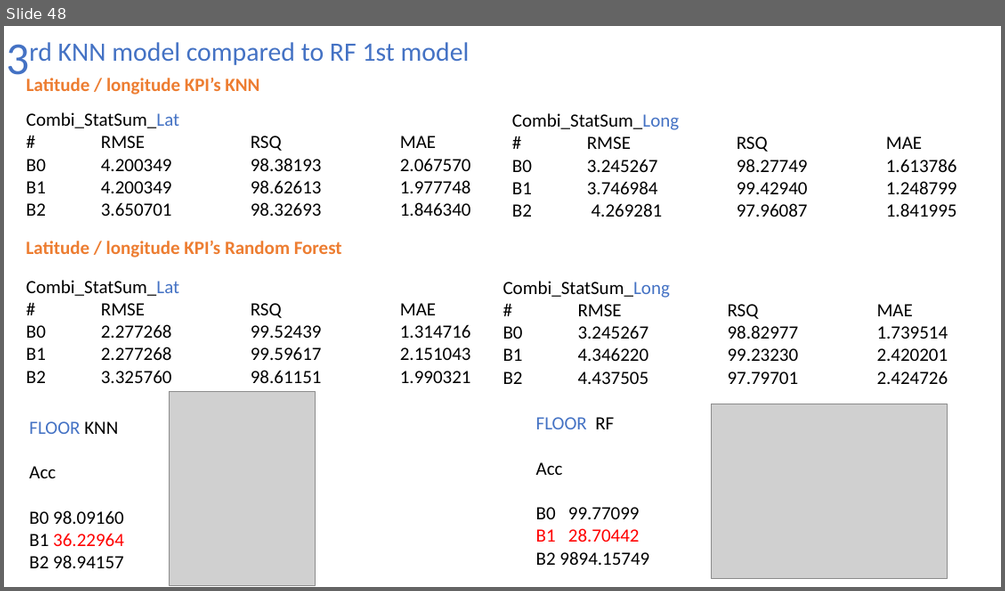
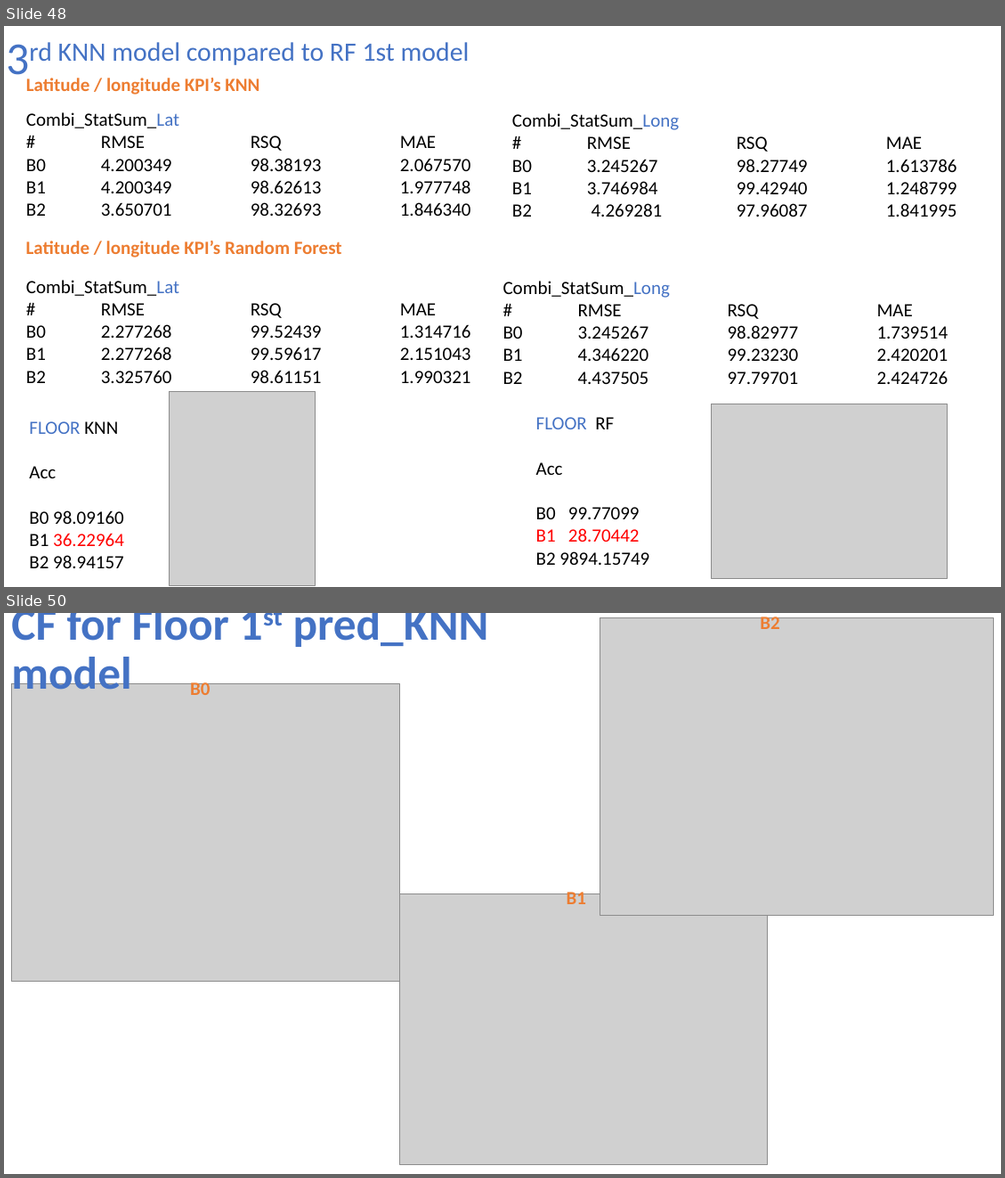
Before and after one commit to NatasjaFortuin/Wifi-locationing, a slide deck: Data etc/Log.pptx. Shown one above the other, each under a label of ours: slide 48 before the commit, slides 48 and 50 after it; the slides between them are not shown. The pictures are 1005x591 and 1005x1178 pixels, drawn with LibreOffice and Linux fonts; fonts in the diff are those of the drawing; grey boxes stand for pictures. Boxes give left, top, right and bottom in pixels: in the first picture for what was removed or moved away, otherwise in the second. Text is boxed around its words. In the diff, an @@ line names an element or a change of style, - is before the commit and + after.

```diff
--- a/Data etc/Log.pptx
+++ b/Data etc/Log.pptx
@@ slide 50 added at bbox=[4, 613, 1001, 1174], background #FFFFFF @@
@@ title added at bbox=[11, 613, 489, 700], 44 pt, text #4472C4, bold @@
+CF for Floor 1st pred_KNN model
@@ picture added at bbox=[600, 618, 994, 916] @@
@@ text added at bbox=[760, 613, 779, 629], 18 pt, text #ED7D31, bold @@
+B2
@@ picture added at bbox=[11, 683, 399, 981] @@
@@ text added at bbox=[190, 680, 210, 695], 18 pt, text #ED7D31, bold @@
+B0
@@ picture added at bbox=[399, 893, 768, 1165] @@
@@ text added at bbox=[566, 888, 586, 904], 18 pt, text #ED7D31, bold @@
+B1
```
Also in this commit, not shown: 1 other slide added, 1 slide removed, 14 other files.
